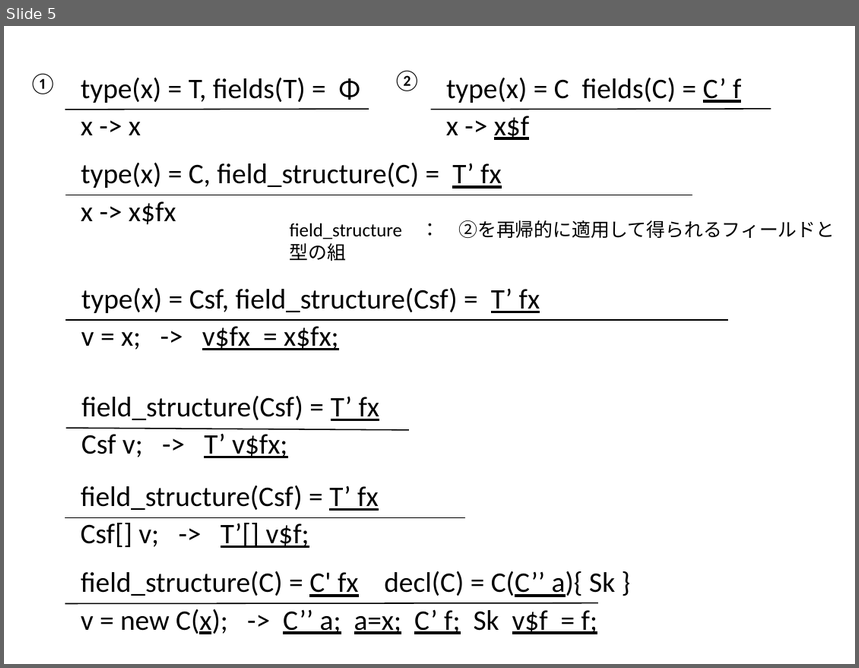
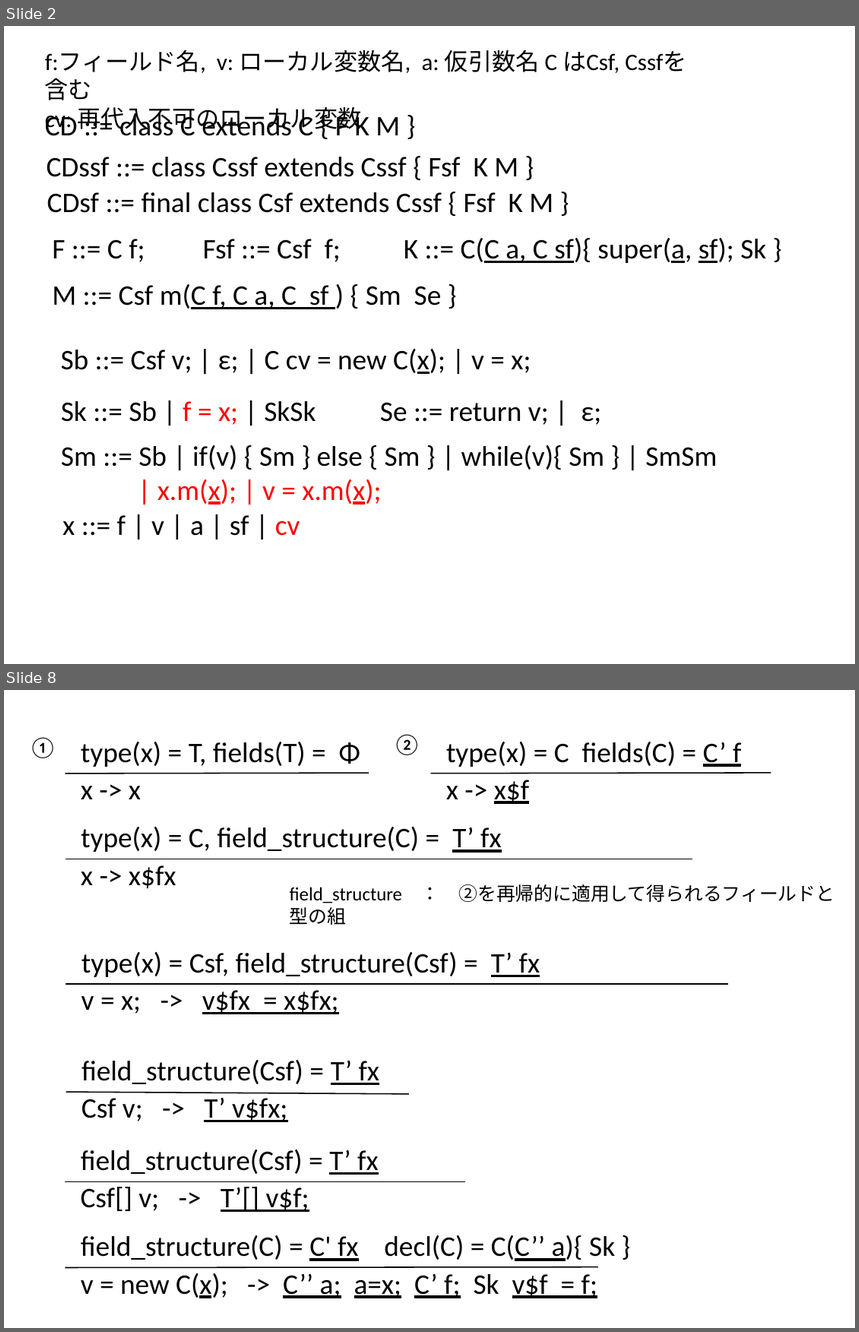
Before and after one commit to kikaineko/misc, a slide deck: study/draft/keisikika.pptx. Shown one above the other, each under a label of ours: slide 5 before the commit, slides 2 and 8 after it; the slides between them are not shown. The pictures are 859x668 and 859x1332 pixels, drawn with LibreOffice and Linux fonts; fonts in the diff are those of the drawing. Boxes give left, top, right and bottom in pixels: in the first picture for what was removed or moved away, otherwise in the second. Text is boxed around its words. In the diff, an @@ line names an element or a change of style, - is before the commit and + after.

```diff
--- a/study/draft/keisikika.pptx
+++ b/study/draft/keisikika.pptx
@@ slide 2 added at bbox=[4, 26, 855, 664], background #FFFFFF @@
@@ text added at bbox=[45, 50, 620, 133], 20 pt, text #000000 @@
+f:フィールド名, v: ローカル変数名, a: 仮引数名 C はCsf, Cssfを含む
+cv: 再代入不可のローカル変数
@@ text added at bbox=[45, 112, 400, 136], 24 pt, text #000000 @@
+CD ::= class C extends C { F K M }
@@ text added at bbox=[47, 157, 519, 177], 24 pt, text #000000 @@
+CDssf ::= class Cssf extends Cssf { Fsf K M }
@@ text added at bbox=[47, 192, 553, 213], 24 pt, text #000000 @@
+CDsf ::= final class Csf extends Cssf { Fsf K M }
@@ text added at bbox=[52, 239, 341, 262], 24 pt, text #000000 @@
+F ::= C f; Fsf ::= Csf f;
@@ text added at bbox=[404, 238, 766, 263], 24 pt, text #000000 @@
+K ::= C(C a, C sf){ super(a, sf); Sk }
@@ text added at bbox=[52, 284, 442, 309], 24 pt, text #000000 @@
+M ::= Csf m(C f, C a, C sf ) { Sm Se }
@@ text added at bbox=[61, 349, 531, 374], 24 pt, text #000000 @@
+Sb ::= Csf v; | ε; | C cv = new C(x); | v = x;
@@ text added at bbox=[61, 401, 601, 425], 24 pt, text #000000 @@
+Sk ::= Sb | f = x; | SkSk Se ::= return v; | ε;
@@ text added at bbox=[61, 446, 717, 505], 24 pt, text #000000 @@
+Sm ::= Sb | if(v) { Sm } else { Sm } | while(v){ Sm } | SmSm
+| x.m(x); | v = x.m(x);
@@ text added at bbox=[63, 515, 300, 536], 24 pt, text #000000 @@
+x ::= f | v | a | sf | cv
@@ what was slide 5 is now slide 8 @@
```
Also in this commit, not shown: 3 slides changed, 2 other slides added.
